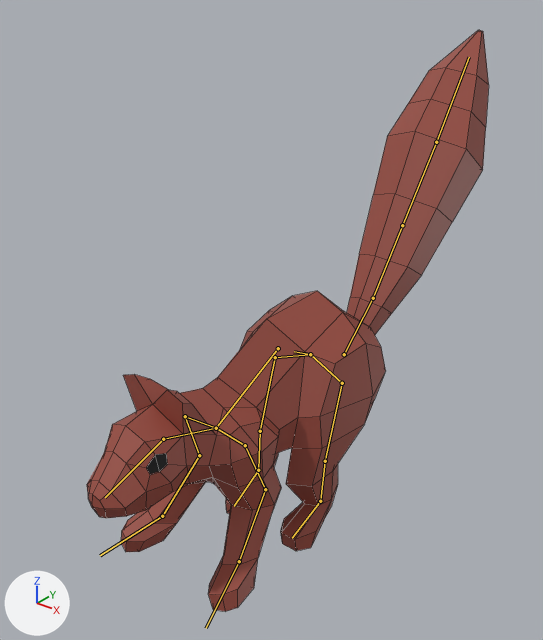
A saved change to the FBX model Assets/Models/Animals/Squirrel.fbx.
Both versions are drawn from a 50 mm lens placed at (17.1, -20.8, 17.4), pointed at (-2.3, 3.5, 2.3). Every picture has the same lights, and +X, +Y and +Z are marked at lower left. The bones that bend it are drawn over the model as lines. Mesh edges are drawn as thin lines.

In view in the first picture: 'Tail'.
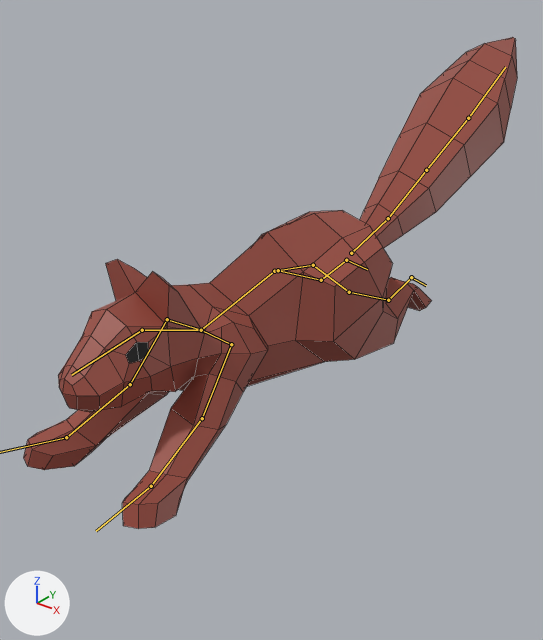
The newer file adds an action. The first version stands in its rest pose; the second is drawn at frame 33 of the action 'LightJumping'.

Diff of the bpy script that builds the scene:
```diff
--- a/Assets/Models/Animals/Squirrel.fbx.py
+++ b/Assets/Models/Animals/Squirrel.fbx.py
@@ bone_base @@
 bone_base = bpy.data.objects['Armature'].pose.bones['Base']
-bone_base.location = (0.0, 0.0, 0.0)
-bone_base.rotation_quaternion = (1.0, 0.0, 0.0, 0.0)  # degrees (0, 0, 0)
+bone_base.location = (0.0, 2.03, -3.77)
+bone_base.rotation_quaternion = (0.99, 0.142, 0.0, 0.0)  # degrees (16, 0, 0)
@@ bone_spine @@
 bone_spine = bpy.data.objects['Armature'].pose.bones['Spine']  # child of 'Base'
-bone_spine.rotation_quaternion = (1.0, 0.0, 0.0, 0.0)  # degrees (0, 0, 0)
+bone_spine.rotation_quaternion = (0.966, -0.257, 0.0, 0.0)  # degrees (-30, 0, 0)
@@ bone_neck @@
 bone_neck = bpy.data.objects['Armature'].pose.bones['Neck']  # child of 'Spine'
-bone_neck.rotation_quaternion = (1.0, 0.0, 0.0, 0.0)  # degrees (0, 0, 0)
+bone_neck.rotation_quaternion = (0.995, 0.104, 0.0, 0.0)  # degrees (12, 0, 0)
@@ bone_head @@
 bone_head = bpy.data.objects['Armature'].pose.bones['Head']  # child of 'Neck'
-bone_head.rotation_quaternion = (1.0, 0.0, 0.0, 0.0)  # degrees (0, 0, 0)
+bone_head.rotation_quaternion = (0.998, -0.068, 0.0, 0.0)  # degrees (-8, 0, 0)
@@ bone_frontthigh_l @@
 bone_frontthigh_l = bpy.data.objects['Armature'].pose.bones['FrontThigh.L']  # child of 'FrontShoulder.L'
-bone_frontthigh_l.rotation_quaternion = (1.0, 0.0, 0.0, 0.0)  # degrees (0, 0, 0)
+bone_frontthigh_l.rotation_quaternion = (0.909, -0.415, -0.034, -0.033)  # degrees (-49, -5, -2)
@@ bone_frontshin_l @@
 bone_frontshin_l = bpy.data.objects['Armature'].pose.bones['FrontShin.L']  # child of 'FrontThigh.L'
-bone_frontshin_l.rotation_quaternion = (1.0, 0.0, 0.0, 0.0)  # degrees (0, 0, 0)
+bone_frontshin_l.rotation_quaternion = (0.947, 0.297, 0.035, 0.116)  # degrees (35, 0, 14)
@@ bone_frontthigh_r @@
 bone_frontthigh_r = bpy.data.objects['Armature'].pose.bones['FrontThigh.R']  # child of 'FrontShoulder.R'
-bone_frontthigh_r.rotation_quaternion = (1.0, 0.0, 0.0, 0.0)  # degrees (0, 0, 0)
+bone_frontthigh_r.rotation_quaternion = (0.909, -0.415, 0.034, 0.033)  # degrees (-49, 5, 2)
@@ bone_frontshin_r @@
 bone_frontshin_r = bpy.data.objects['Armature'].pose.bones['FrontShin.R']  # child of 'FrontThigh.R'
-bone_frontshin_r.rotation_quaternion = (1.0, 0.0, 0.0, 0.0)  # degrees (0, 0, 0)
+bone_frontshin_r.rotation_quaternion = (0.947, 0.297, -0.035, -0.116)  # degrees (35, 0, -14)
@@ bone_backthigh_l @@
 bone_backthigh_l = bpy.data.objects['Armature'].pose.bones['BackThigh.L']  # child of 'BackShoulder.L'
-bone_backthigh_l.rotation_quaternion = (1.0, 0.0, 0.0, 0.0)  # degrees (0, 0, 0)
+bone_backthigh_l.rotation_quaternion = (0.836, 0.549, 0.001, -0.006)  # degrees (67, 0, -1)
@@ bone_backshin_l @@
 bone_backshin_l = bpy.data.objects['Armature'].pose.bones['BackShin.L']  # child of 'BackThigh.L'
-bone_backshin_l.rotation_quaternion = (1.0, 0.0, 0.0, 0.0)  # degrees (0, 0, 0)
+bone_backshin_l.rotation_quaternion = (0.98, 0.197, -0.003, 0.0)  # degrees (23, 0, 0)
@@ bone_backfoot_l @@
 bone_backfoot_l = bpy.data.objects['Armature'].pose.bones['BackFoot.L']  # child of 'BackShin.L'
-bone_backfoot_l.rotation_quaternion = (1.0, 0.0, 0.0, 0.0)  # degrees (0, 0, 0)
+bone_backfoot_l.rotation_quaternion = (0.984, 0.173, -0.01, -0.045)  # degrees (20, 0, -5)
@@ bone_tailbase @@
 bone_tailbase = bpy.data.objects['Armature'].pose.bones['TailBase']  # child of 'Base'
-bone_tailbase.rotation_quaternion = (1.0, 0.0, 0.0, 0.0)  # degrees (0, 0, 0)
+bone_tailbase.rotation_quaternion = (0.929, -0.37, 0.0, 0.0)  # degrees (-43, 0, 0)
@@ bone_backthigh_r @@
 bone_backthigh_r = bpy.data.objects['Armature'].pose.bones['BackThigh.R']  # child of 'BackShoulder.R'
-bone_backthigh_r.rotation_quaternion = (1.0, 0.0, 0.0, 0.0)  # degrees (0, 0, 0)
+bone_backthigh_r.rotation_quaternion = (0.836, 0.549, -0.001, 0.006)  # degrees (67, 0, 1)
@@ bone_backshin_r @@
 bone_backshin_r = bpy.data.objects['Armature'].pose.bones['BackShin.R']  # child of 'BackThigh.R'
-bone_backshin_r.rotation_quaternion = (1.0, 0.0, 0.0, 0.0)  # degrees (0, 0, 0)
+bone_backshin_r.rotation_quaternion = (0.98, 0.197, 0.003, 0.0)  # degrees (23, 0, 0)
@@ bone_backfoot_r @@
 bone_backfoot_r = bpy.data.objects['Armature'].pose.bones['BackFoot.R']  # child of 'BackShin.R'
-bone_backfoot_r.rotation_quaternion = (1.0, 0.0, 0.0, 0.0)  # degrees (0, 0, 0)
+bone_backfoot_r.rotation_quaternion = (0.984, 0.173, 0.01, 0.045)  # degrees (20, 0, 5)
```

Changed parts and their boxes [x1, y1, x2, y2] in the pictures (543 x 640 px):
'Tail', posed (23% wider, 15% shorter)
    before: [87, 30, 489, 611]
    after: [24, 37, 517, 529]
bone 'Base', root to tip
    before: (310, 354) to (294, 351)
    after: (313, 265) to (293, 268)
bone 'Spine', root to tip
    before: (278, 348) to (216, 428)
    after: (274, 271) to (201, 330)
bone 'Neck', root to tip
    before: (216, 428) to (163, 439)
    after: (201, 330) to (142, 330)
bone 'Head', root to tip
    before: (163, 439) to (105, 497)
    after: (142, 330) to (71, 375)
bone 'FrontThigh.L', root to tip
    before: (245, 445) to (265, 489)
    after: (231, 344) to (202, 418)
bone 'FrontShin.L', root to tip
    before: (265, 489) to (239, 561)
    after: (202, 418) to (151, 486)
bone 'FrontThigh.R', root to tip
    before: (185, 416) to (199, 455)
    after: (167, 319) to (130, 384)
bone 'FrontShin.R', root to tip
    before: (199, 455) to (162, 516)
    after: (130, 384) to (66, 437)
bone 'BackThigh.L', root to tip
    before: (342, 383) to (325, 461)
    after: (349, 292) to (388, 300)
bone 'BackShin.L', root to tip
    before: (325, 461) to (320, 501)
    after: (388, 300) to (411, 277)
bone 'BackFoot.L', root to tip
    before: (320, 501) to (292, 538)
    after: (411, 277) to (426, 285)
bone 'TailBase', root to tip
    before: (344, 354) to (373, 298)
    after: (351, 253) to (388, 218)
bone 'BackThigh.R', root to tip
    before: (275, 357) to (260, 431)
    after: (278, 270) to (321, 280)
bone 'BackShin.R', root to tip
    before: (260, 431) to (258, 470)
    after: (321, 280) to (346, 260)
bone 'BackFoot.R', root to tip
    before: (258, 470) to (234, 506)
    after: (346, 260) to (367, 269)
